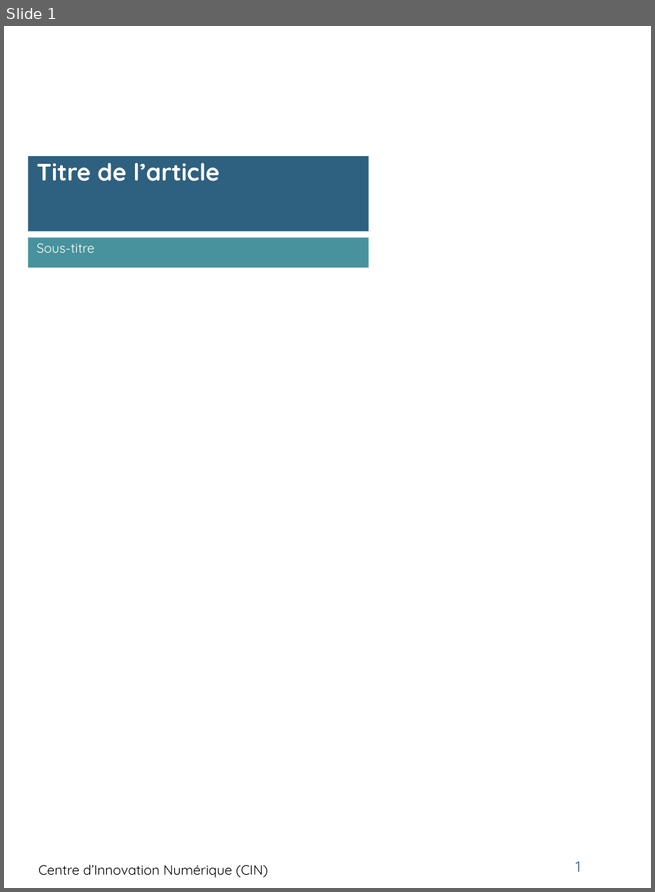
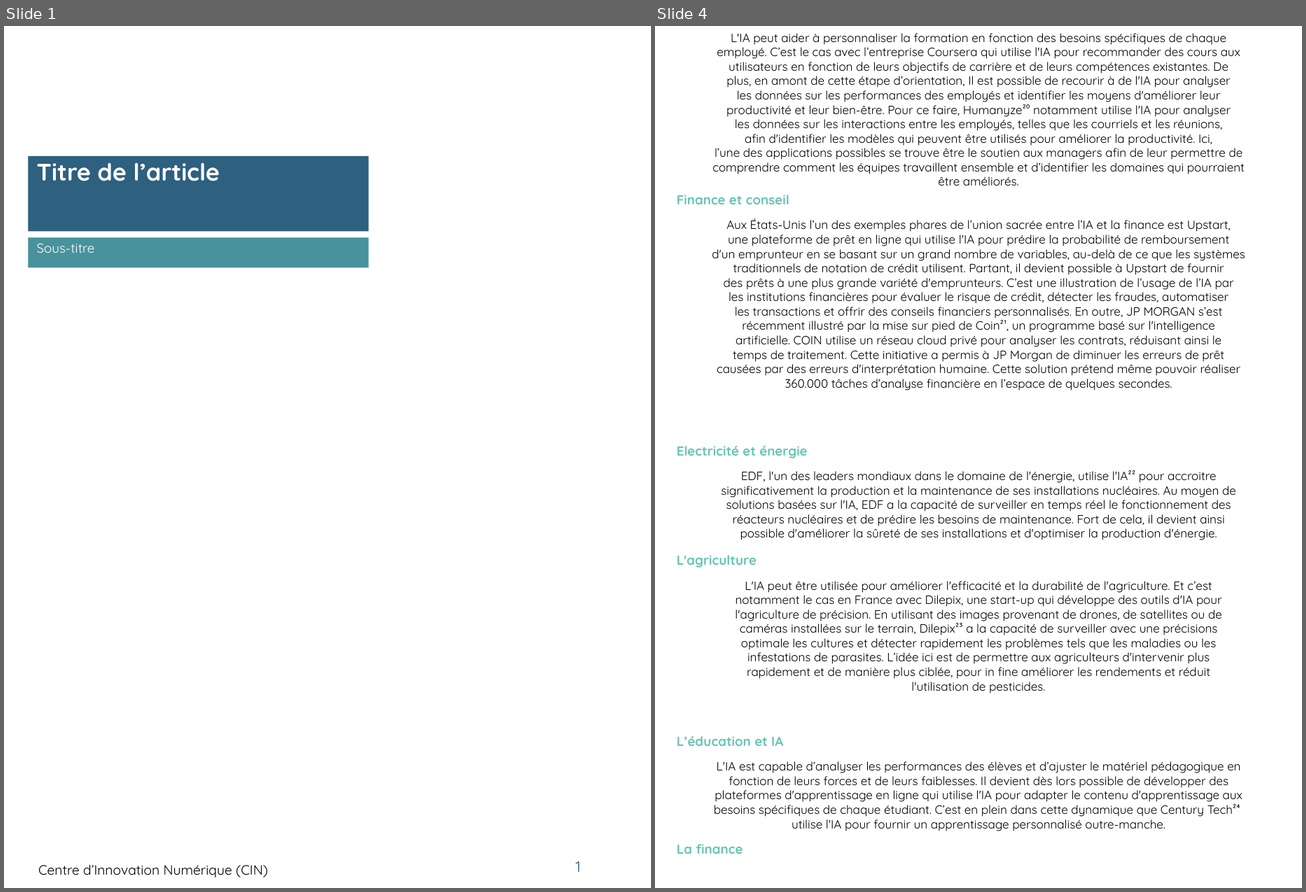
Before and after one commit to Msa360/pptx_template_cin, a slide deck: powerpoints/test.pptx. Shown side by side, each under a label of ours: slide 1 before the commit, slides 1 and 4 after it; the slides between them are not shown. The pictures are 655x892 and 1306x892 pixels, drawn with LibreOffice and Linux fonts; fonts in the diff are those of the drawing; background and template pictures are left out. Boxes give left, top, right and bottom in pixels: in the first picture for what was removed or moved away, otherwise in the second. Text is boxed around its words. In the diff, an @@ line names an element or a change of style, - is before the commit and + after.

Commit message:
adapt sources for word online

```diff
--- a/powerpoints/test.pptx
+++ b/powerpoints/test.pptx
@@ slide 4 added at (655, 26, 1302, 888), background #FFFFFF @@
@@ text added at (712, 33, 1244, 186), 10 pt, text #000000 @@
+L'IA peut aider à personnaliser la formation en fonction des besoins spécifiques de chaque
+employé. C’est le cas avec l’entreprise Coursera qui utilise l'IA pour recommander des cours aux
+utilisateurs en fonction de leurs objectifs de carrière et de leurs compétences existantes. De
+plus, en amont de cette étape d’orientation, Il est possible de recourir à de l'IA pour analyser
+les données sur les performances des employés et identifier les moyens d'améliorer leur
+productivité et leur bien-être. Pour ce faire, Humanyze²⁰ notamment utilise l'IA pour analyser
+les données sur les interactions entre les employés, telles que les courriels et les réunions,
+afin d'identifier les modèles qui peuvent être utilisés pour améliorer la productivité. Ici,
+l’une des applications possibles se trouve être le soutien aux managers afin de leur permettre de
+comprendre comment les équipes travaillent ensemble et d’identifier les domaines qui pourraient
+être améliorés.
@@ text added at (677, 195, 789, 204), 11 pt, text #67C5B4, bold @@
+Finance et conseil
@@ text added at (712, 218, 1245, 391), 10 pt, text #000000 @@
+Aux États-Unis l’un des exemples phares de l’union sacrée entre l’IA et la finance est Upstart,
+une plateforme de prêt en ligne qui utilise l'IA pour prédire la probabilité de remboursement
+d'un emprunteur en se basant sur un grand nombre de variables, au-delà de ce que les systèmes
+traditionnels de notation de crédit utilisent. Partant, il devient possible à Upstart de fournir
+des prêts à une plus grande variété d'emprunteurs. C’est une illustration de l’usage de l’IA par
+les institutions financières pour évaluer le risque de crédit, détecter les fraudes, automatiser
+les transactions et offrir des conseils financiers personnalisés. En outre, JP MORGAN s’est
+récemment illustré par la mise sur pied de Coin²¹, un programme basé sur l'intelligence
+artificielle. COIN utilise un réseau cloud privé pour analyser les contrats, réduisant ainsi le
+temps de traitement. Cette initiative a permis à JP Morgan de diminuer les erreurs de prêt
+causées par des erreurs d'interprétation humaine. Cette solution prétend même pouvoir réaliser
+360.000 tâches d’analyse financière en l’espace de quelques secondes.
@@ text added at (677, 445, 807, 459), 11 pt, text #67C5B4, bold @@
+Electricité et énergie
@@ text added at (721, 470, 1236, 540), 10 pt, text #000000 @@
+EDF, l'un des leaders mondiaux dans le domaine de l'énergie, utilise l'IA²² pour accroitre
+significativement la production et la maintenance de ses installations nucléaires. Au moyen de
+solutions basées sur l'IA, EDF a la capacité de surveiller en temps réel le fonctionnement des
+réacteurs nucléaires et de prédire les besoins de maintenance. Fort de cela, il devient ainsi
+possible d'améliorer la sûreté de ses installations et d'optimiser la production d'énergie.
@@ text added at (677, 555, 757, 568), 11 pt, text #67C5B4, bold @@
+L'agriculture
@@ text added at (735, 581, 1222, 694), 10 pt, text #000000 @@
+L'IA peut être utilisée pour améliorer l'efficacité et la durabilité de l'agriculture. Et c’est
+notamment le cas en France avec Dilepix, une start-up qui développe des outils d'IA pour
+l'agriculture de précision. En utilisant des images provenant de drones, de satellites ou de
+caméras installées sur le terrain, Dilepix²³ a la capacité de surveiller avec une précisions
+optimale les cultures et détecter rapidement les problèmes tels que les maladies ou les
+infestations de parasites. L’idée ici est de permettre aux agriculteurs d'intervenir plus
+rapidement et de manière plus ciblée, pour in fine améliorer les rendements et réduit
+l'utilisation de pesticides.
@@ text added at (677, 736, 783, 746), 11 pt, text #67C5B4, bold @@
+L’éducation et IA
@@ text added at (714, 762, 1242, 832), 10 pt, text #000000 @@
+L'IA est capable d’analyser les performances des élèves et d’ajuster le matériel pédagogique en
+fonction de leurs forces et de leurs faiblesses. Il devient dès lors possible de développer des
+plateformes d'apprentissage en ligne qui utilise l'IA pour adapter le contenu d'apprentissage aux
+besoins spécifiques de chaque étudiant. C’est en plein dans cette dynamique que Century Tech²⁴
+utilise l'IA pour fournir un apprentissage personnalisé outre-manche.
@@ text added at (677, 844, 743, 854), 11 pt, text #67C5B4, bold @@
+La finance
```
Also in this commit, not shown: 3 other slides added, 2 slides removed, 8 other files.
